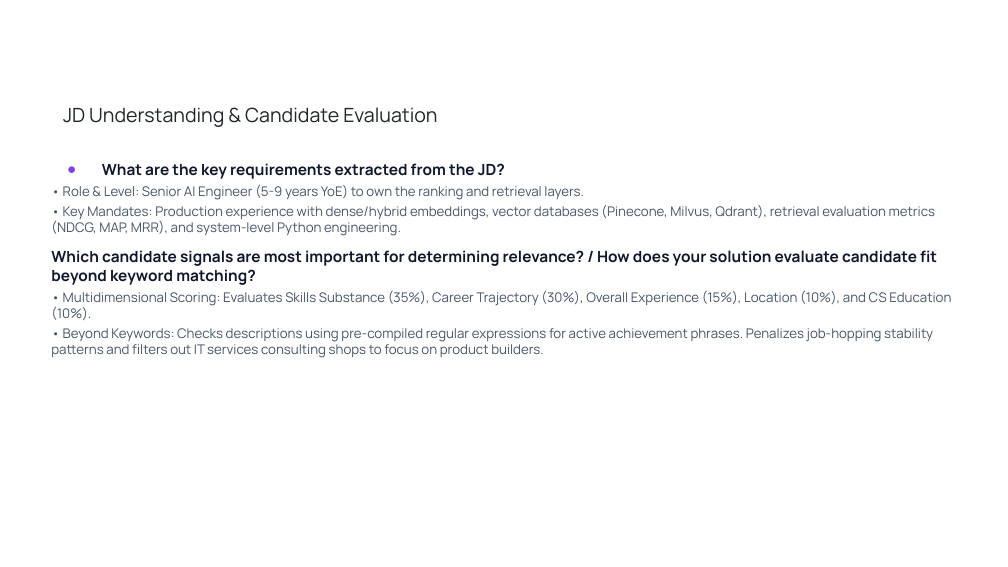
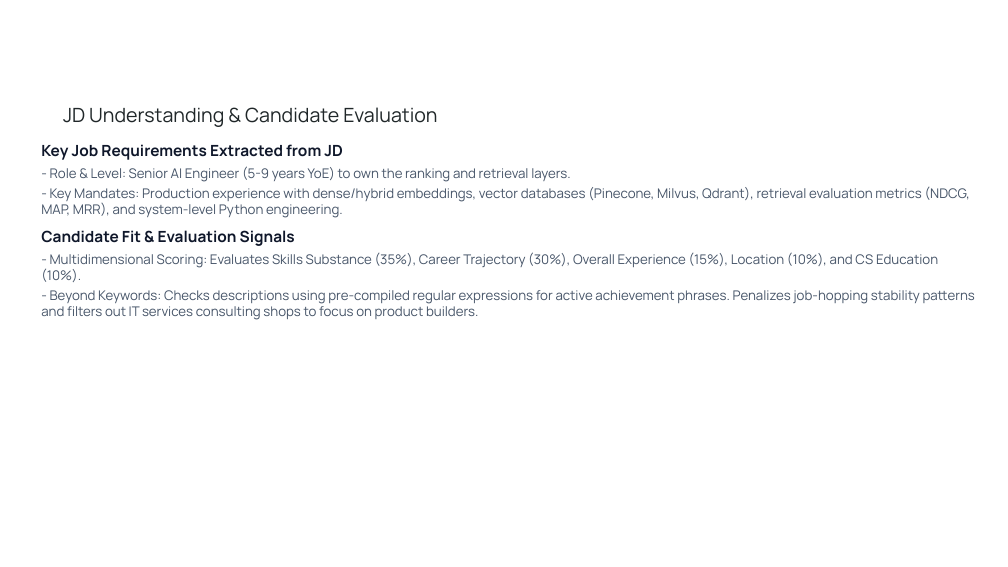
Before and after one commit to IqraKhanZ/candidate-ranker, a slide deck: slide 3 of Redrob_Candidate_Ranker_Submission.pptx. Drawn at 1008x567 pixels with LibreOffice and Linux fonts; fonts in the diff are those of the drawing; background and template pictures are left out. Boxes give left, top, right and bottom in pixels: in the first picture for what was removed or moved away, otherwise in the second. Text is boxed around its words. In the diff, an @@ line names an element or a change of style, - is before the commit and + after.

```diff
--- a/Redrob_Candidate_Ranker_Submission.pptx
+++ b/Redrob_Candidate_Ranker_Submission.pptx
@@ text at (41,144,975,320): text changed @@
-● What are the key requirements extracted from the JD?
-• Role & Level: Senior AI Engineer (5-9 years YoE) to own the ranking and retrieval layers.
-• Key Mandates: Production experience with dense/hybrid embeddings, vector databases (Pinecone, Milvus, Qdrant), retrieval evaluation metrics (NDCG, MAP, MRR), and system-level Python engineering.
-Which candidate signals are most important for determining relevance? / How does your solution evaluate candidate fit beyond keyword matching?
-• Multidimensional Scoring: Evaluates Skills Substance (35%), Career Trajectory (30%), Overall Experience (15%), Location (10%), and CS Education (10%).
-• Beyond Keywords: Checks descriptions using pre-compiled regular expressions for active achievement phrases. Penalizes job-hopping stability patterns and filters out IT services consulting shops to focus on product builders.
+Key Job Requirements Extracted from JD
+- Role & Level: Senior AI Engineer (5-9 years YoE) to own the ranking and retrieval layers.
+- Key Mandates: Production experience with dense/hybrid embeddings, vector databases (Pinecone, Milvus, Qdrant), retrieval evaluation metrics (NDCG, MAP, MRR), and system-level Python engineering.
+Candidate Fit & Evaluation Signals
+- Multidimensional Scoring: Evaluates Skills Substance (35%), Career Trajectory (30%), Overall Experience (15%), Location (10%), and CS Education (10%).
+- Beyond Keywords: Checks descriptions using pre-compiled regular expressions for active achievement phrases. Penalizes job-hopping stability patterns and filters out IT services consulting shops to focus on product builders.
```
Also in this commit, not shown: 9 other slides changed.
